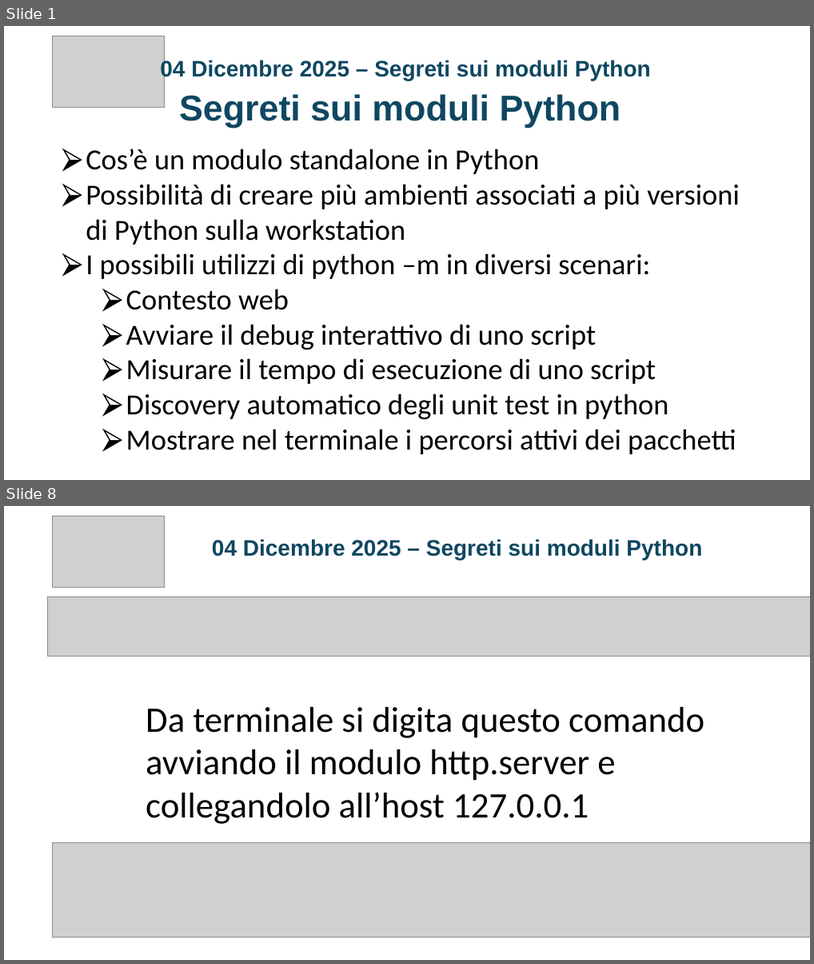
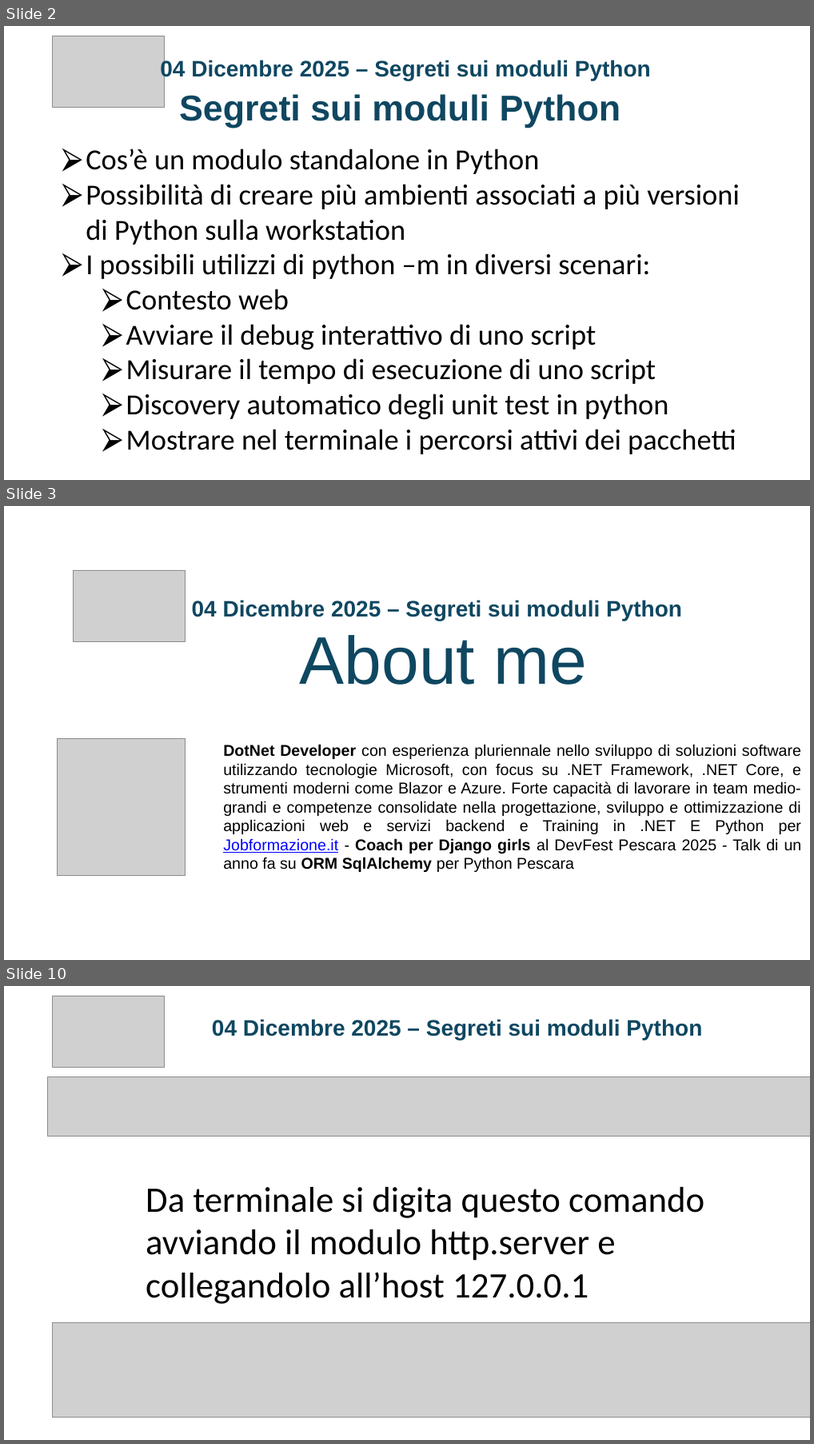
Before and after one commit to jobFrancoNet/segretiModulePython, a slide deck: SEGRETI_MODULI_PYTHON_FINALSLIDE.pptx. Shown one above the other, each under a label of ours: slides 1 and 8 before the commit, slides 2, 3 and 10 after it; the slides between them are not shown. The pictures are 814x964 and 814x1444 pixels, drawn with LibreOffice and Linux fonts; fonts in the diff are those of the drawing; grey boxes stand for pictures. Boxes give left, top, right and bottom in pixels: in the first picture for what was removed or moved away, otherwise in the second. Text is boxed around its words. In the diff, an @@ line names an element or a change of style, - is before the commit and + after.

```diff
--- a/SEGRETI_MODULI_PYTHON_FINALSLIDE.pptx
+++ b/SEGRETI_MODULI_PYTHON_FINALSLIDE.pptx
@@ slide 3 added at [4, 506, 810, 960], background #FFFFFF @@
@@ picture added at [74, 571, 186, 641] @@
@@ text added at [192, 600, 682, 620], 20 pt, text #0F4761, bold @@
+04 Dicembre 2025 – Segreti sui moduli Python
@@ text added at [300, 635, 587, 684], 60 pt, text #0F4761 @@
+About me
@@ picture added at [58, 738, 186, 876] @@
@@ text added at [223, 744, 802, 872], 14 pt, text #000000 @@
+DotNet Developer con esperienza pluriennale nello sviluppo di soluzioni software utilizzando tecnologie Microsoft, con focus su .NET Framework, .NET Core, e strumenti moderni come Blazor e Azure. Forte capacità di lavorare in team medio-grandi e competenze consolidate nella progettazione, sviluppo e ottimizzazione di applicazioni web e servizi backend e Training in .NET E Python per Jobformazione.it - Coach per Django girls al DevFest Pescara 2025 - Talk di un anno fa su ORM SqlAlchemy per Python Pescara
@@ what was slide 1 is now slide 2 @@
@@ what was slide 8 is now slide 10 @@
```
Also in this commit, not shown: 12 slides changed, 14 other slides added, 6 slides removed, 29 other files.
